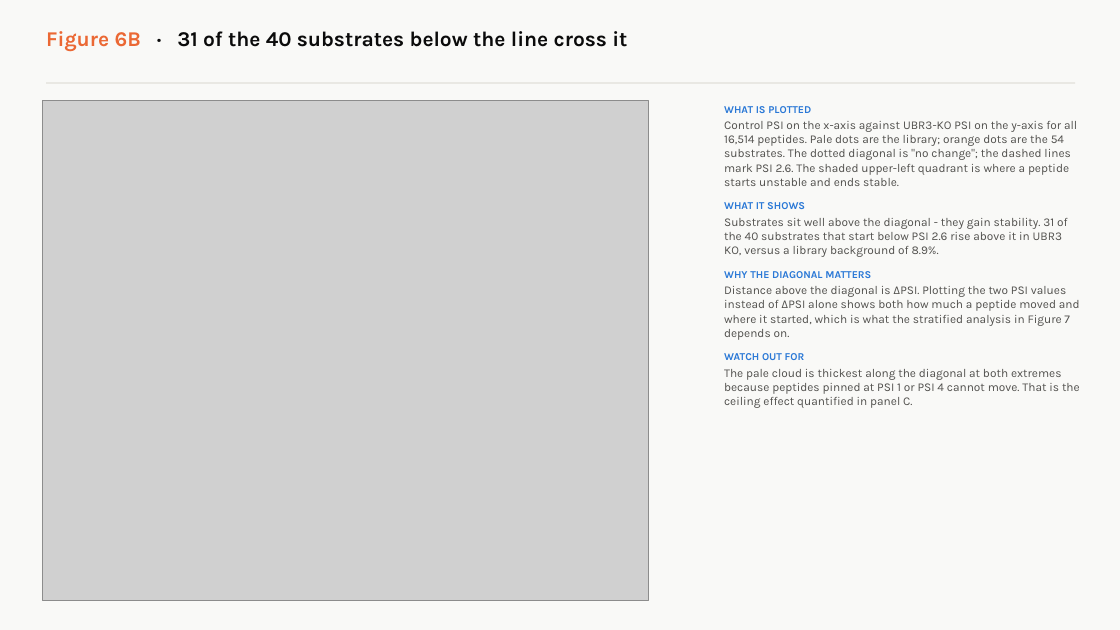
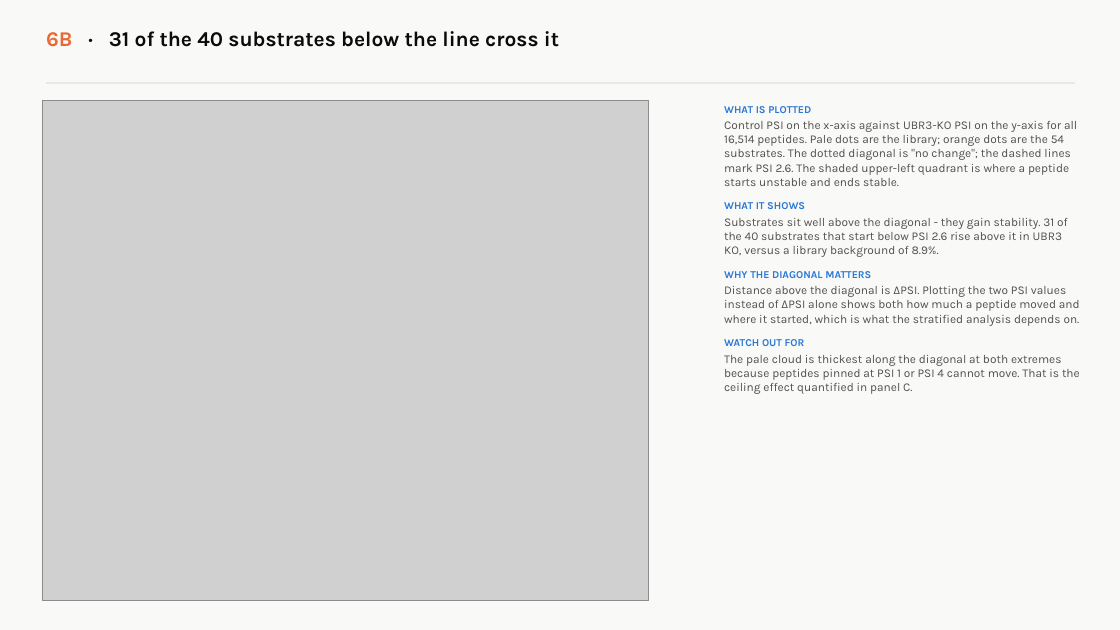
Before and after one commit to idobleicher/dianaMega, a slide deck: slide 22 of ubr3_PG_reviewer/UBR3_figures_explained.pptx (slide 27 before the commit). Drawn at 1120x630 pixels with LibreOffice and Linux fonts; fonts in the diff are those of the drawing; grey boxes stand for pictures. Boxes give left, top, right and bottom in pixels: in the first picture for what was removed or moved away, otherwise in the second. Text is boxed around its words. In the diff, an @@ line names an element or a change of style, - is before the commit and + after.

```diff
--- a/ubr3_PG_reviewer/UBR3_figures_explained.pptx
+++ b/ubr3_PG_reviewer/UBR3_figures_explained.pptx
@@ text at (46,31,559,47): text changed @@
-Figure 6B · 31 of the 40 substrates below the line cross it
+6B · 31 of the 40 substrates below the line cross it
@@ text at (724,286,1080,326): text changed @@
-Distance above the diagonal is ΔPSI. Plotting the two PSI values instead of ΔPSI alone shows both how much a peptide moved and where it started, which is what the stratified analysis in Figure 7 depends on.
+Distance above the diagonal is ΔPSI. Plotting the two PSI values instead of ΔPSI alone shows both how much a peptide moved and where it started, which is what the stratified analysis depends on.
```
Also in this commit, not shown: 29 other slides changed, 4 slides added, 14 slides removed, 38 other files.
